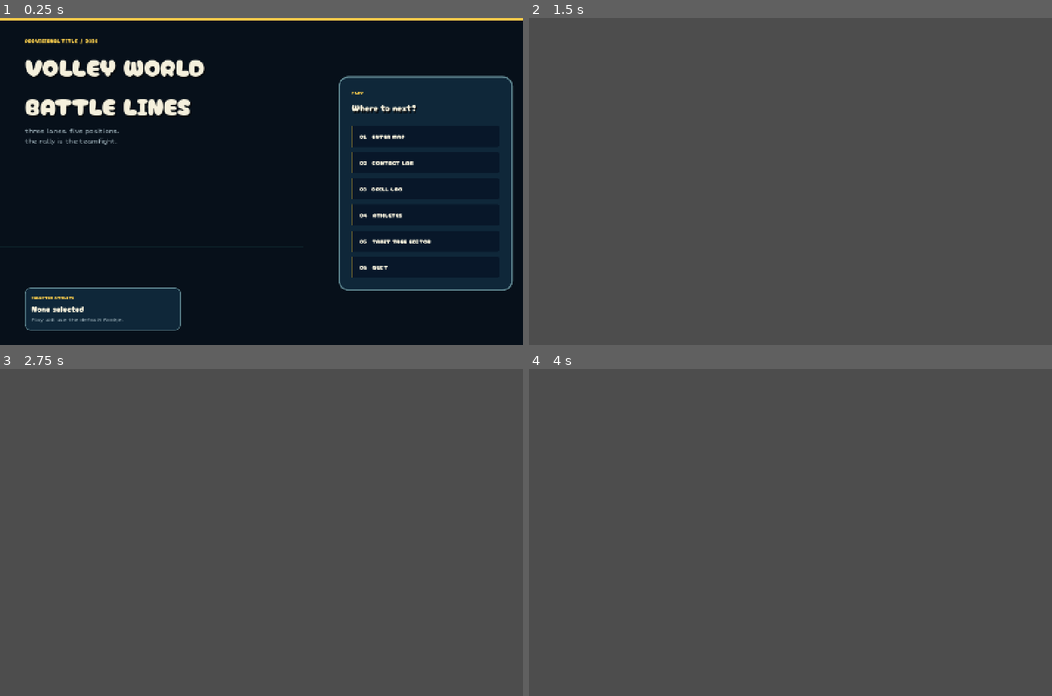
Above: before the commit, frames 1-4 (two rows, left to right).
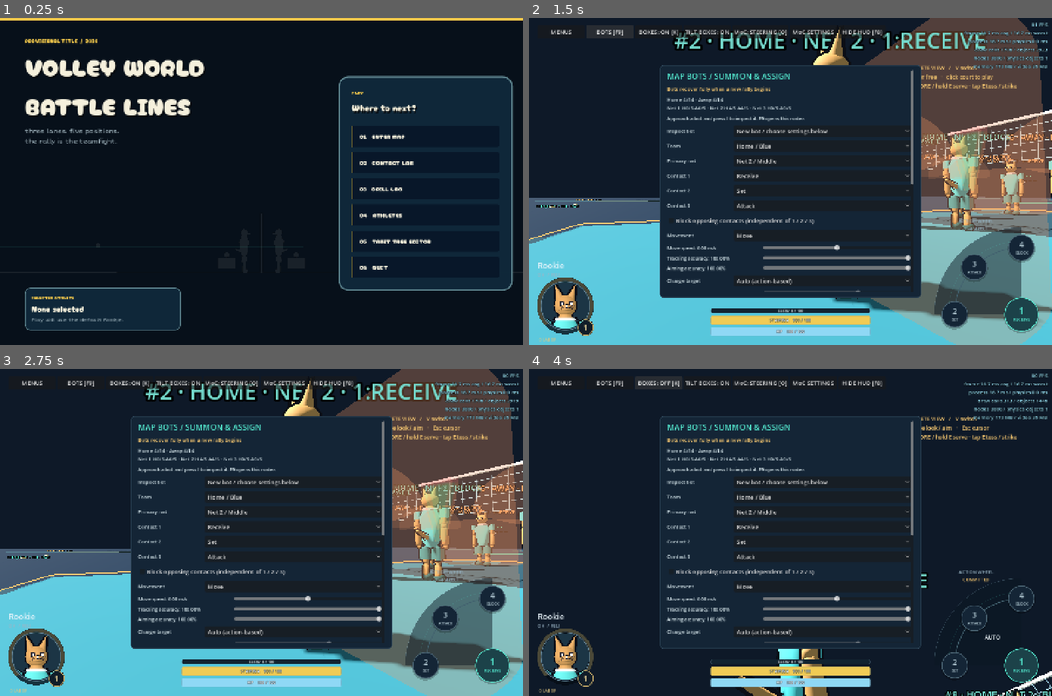
Above: after the commit, the same moments.

Repository: iracarranza/volley-world-battle-lines
Game: Godot game, scene res://title.tscn
Two runs of this game, one before a commit and one after it. Both use one fixed random seed, a clock stepped at 60 frames per second and the inputs below.
Inputs (mouse positions are in pixels of both pictures, inside the frame that each line leads up to):
- Up to frame 1 (0.25 s): no input
- Up to frame 2 (1.5 s): click "02 CONTACT LAB" at 0.5 s; click (607, 31) at 1.25 s, where only the run after the commit has a clickable "BOTS [F9]"
- Up to frame 3 (2.75 s): click (167, 679) at 2 s, where only the run after the commit has a clickable "SUMMON NEW BOT"
- Up to frame 4 (4 s): click (696, 679) at 2.75 s, where only the run after the commit has a clickable "SUMMON NEW BOT"; click (659, 382) at 3.5 s, where only the run after the commit has a clickable "BOXES: ON [K]"

The runs differ from the first frame. In frame 2, 91% of the frame differs, in the area x 0-100%, y 0-100%; in frame 3, 91%; in frame 4, 99%.
Error before the commit: Parse Error: Could not resolve class "LabSession". (res://scripts/map_lab.gd:1)

Commit message:
Put back_set, perf meter and net-distance lines where they belong in contact_lab
An earlier partial stage placed a few of these lines in the wrong functions; this restores the intended layout.

Co-Authored-By: Claude Sonnet 5.5 <noreply@anthropic.com>

Diff:
--- a/scripts/contact_lab.gd
+++ b/scripts/contact_lab.gd
@@ -865,18 +865,18 @@
 # upward aim reaches 2.5 times the rise, preserving charge-dependent range.
 func _contact_loft_factor(inverted: bool = false) -> float:
 	var pitch := camera_rig.view_pitch - 0.27 # Camera optical axis is level here.
-	return lerpf(1.0, 2.5, clampf(pitch / 0.88, 0, 1)) if pitch >= 0 else lerpf(1.0, 0.35, clampf(-pitch / 0.92, 0, 1))
-
 	if inverted:
 		pitch = -pitch # A back set inverts the aimed offset from neutral: a high front set is a low back set.
-func _loft_velocity(origin: Vector3, action: int, power: float, direction: Vector3) -> Vector3:
-	var peak: float
+	return lerpf(1.0, 2.5, clampf(pitch / 0.88, 0, 1)) if pitch >= 0 else lerpf(1.0, 0.35, clampf(-pitch / 0.92, 0, 1))
+
 # The receiver's distance from the net, or -1 in a Pepper (no net).
 func receive_net_distance() -> float:
 	if pepper.active():
 		return -1.0
 	return absf(player.position.z - court_center.z)
 
+func _loft_velocity(origin: Vector3, action: int, power: float, direction: Vector3) -> Vector3:
+	var peak: float
 	var distance: float
 	if action == 0:
 		power = ReceiveCharge.CONTROL_CHARGE
@@ -902,10 +902,10 @@
 	if direction.length() < 0.2:
 		direction = Vector3.FORWARD
 	direction = direction.normalized()
+	if action == 1 and back_set:
+		direction = -direction # the athlete still faces and aims forward; the set leaves behind
 	if action in [0, 1]:
 		return _loft_velocity(origin, action, power, direction)*athlete.low_stamina_factor()
-	if action == 1 and back_set:
-		direction = -direction # the athlete still faces and aims forward; the set leaves behind
 	if action == 2:
 		power = contact_flow.attack_charge(power,"player",origin,evidence) if is_instance_valid(contact_flow) else athlete.effective_attack_charge(power)
 	var hp_factor := lerpf(0.7, 1.0, athlete.hp / 100.0)
@@ -920,8 +920,6 @@
 	var flight: Dictionary = Flight.solve_flight(speed, angle, origin.y)
 	return (direction * float(flight.horizontal_speed_mps) + Vector3.UP * float(flight.vertical_speed_mps))*(athlete.low_stamina_factor() if action != 2 else 1.0)
 
-func _capture_contact_intent() -> void:
-	var origin := player.position + Vector3.UP * (athlete.reach() - (1.2 if locked_action == 0 else 0.2))
 # A back set travels away from the aim, so steering it is relative to its own direction of travel.
 func _intent_direction(action: int, direction: Vector3) -> Vector3:
 	return -direction if action == 1 and back_set else direction
@@ -939,6 +937,8 @@
 	else:
 		_message("R toggles Back Set while setting and Float Serve while serving")
 
+func _capture_contact_intent() -> void:
+	var origin := player.position + Vector3.UP * (athlete.reach() - (1.2 if locked_action == 0 else 0.2))
 	var forward := aim - origin
 	forward.y = 0
 	var input_charge := prepared_output_charge()
@@ -1107,6 +1107,8 @@
 	athlete.spend_resolved(cost.x)
 	contact_memory = [0.0, 0.0, 0.0, 0.0]
 	last_contact = elapsed
+	if locked_action == 1:
+		back_set = false
 	outgoing = true
 	if locked_action == 3 and block_state.active:
 		block_state.latched = true
@@ -1116,8 +1118,6 @@
 	_update_hurtbox_visual(0.0)
 	confirm_window = 0
 	trail_points.clear()
-	if locked_action == 1:
-		back_set = false
 	if pepper.active():
 		pepper.on_player_contact(locked_action, quality)
 	else:
@@ -1273,8 +1273,8 @@
 	elif not station.running() and not drills.running() and not pepper.active():
 		rally_rules.record(point_result)
 		if not rally_rules.label().is_empty(): message += " / "+rally_rules.label()
+	inventory.free_ball = false
 	block_state.land()
-	inventory.free_ball = false
 	contact_flow.end_rally()
 	clear_net_responses()
 	net_bounce_pending = false
@@ -1342,6 +1342,7 @@
 	landing_marker.visible = ball_active
 
 func _reset() -> void:
+	back_set = false
 	rally_rules.begin()
 	block_state.land()
 	ground_balls.clear()
@@ -1351,7 +1352,6 @@
 	net_bounce_pending = false
 	if is_instance_valid(impact_visual):
 		impact_visual.clear()
-	back_set = false
 	if is_instance_valid(contact_flow):
 		contact_flow.clear()
 	if is_instance_valid(bench):
@@ -1447,6 +1447,9 @@
 
 func _build_ui() -> void:
 	hud.build()
+	perf_meter = preload("res://scripts/perf_meter.gd").new()
+	add_child(perf_meter)
+
 
 func begin_passive_block() -> void:
 	block_state.start()
@@ -1454,9 +1457,6 @@
 	armed = true
 	hurtbox_action = 3
 	confirmed_geometry = {}
-	perf_meter = preload("res://scripts/perf_meter.gd").new()
-	add_child(perf_meter)
-
 	var presentation := hurtbox_view.present(_raw_hurtbox_definition(3),3)
 	hurtbox_mesh = presentation.mesh
 	hurtbox_label = presentation.label
